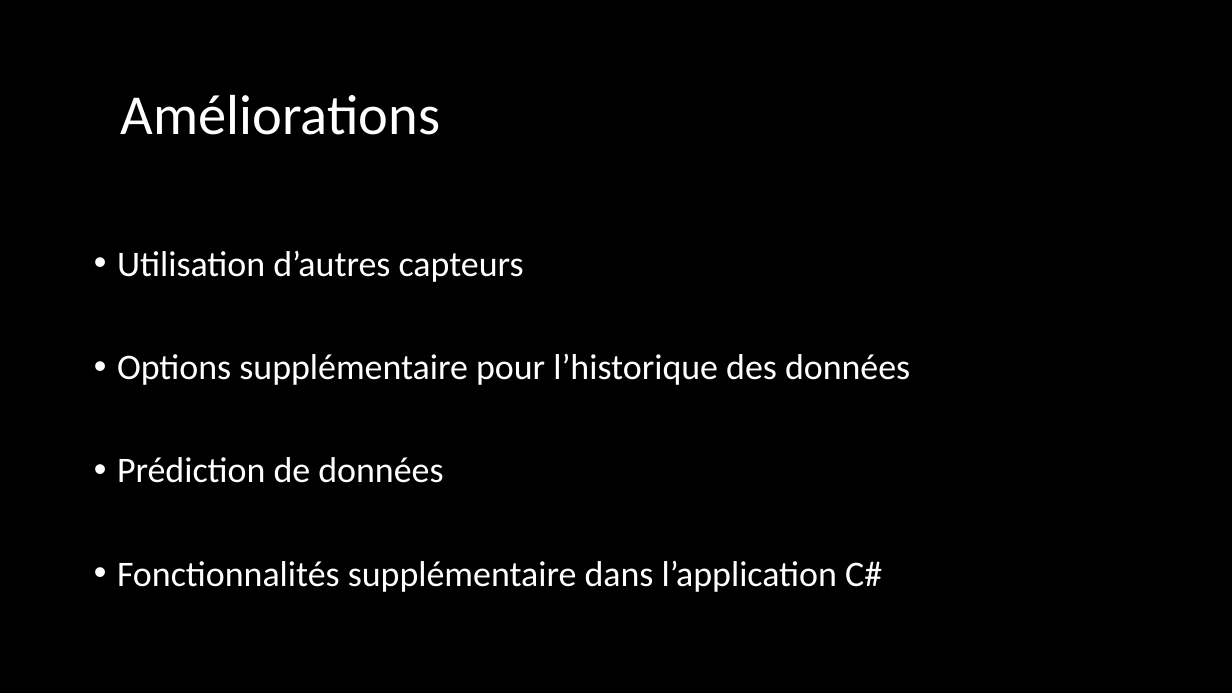
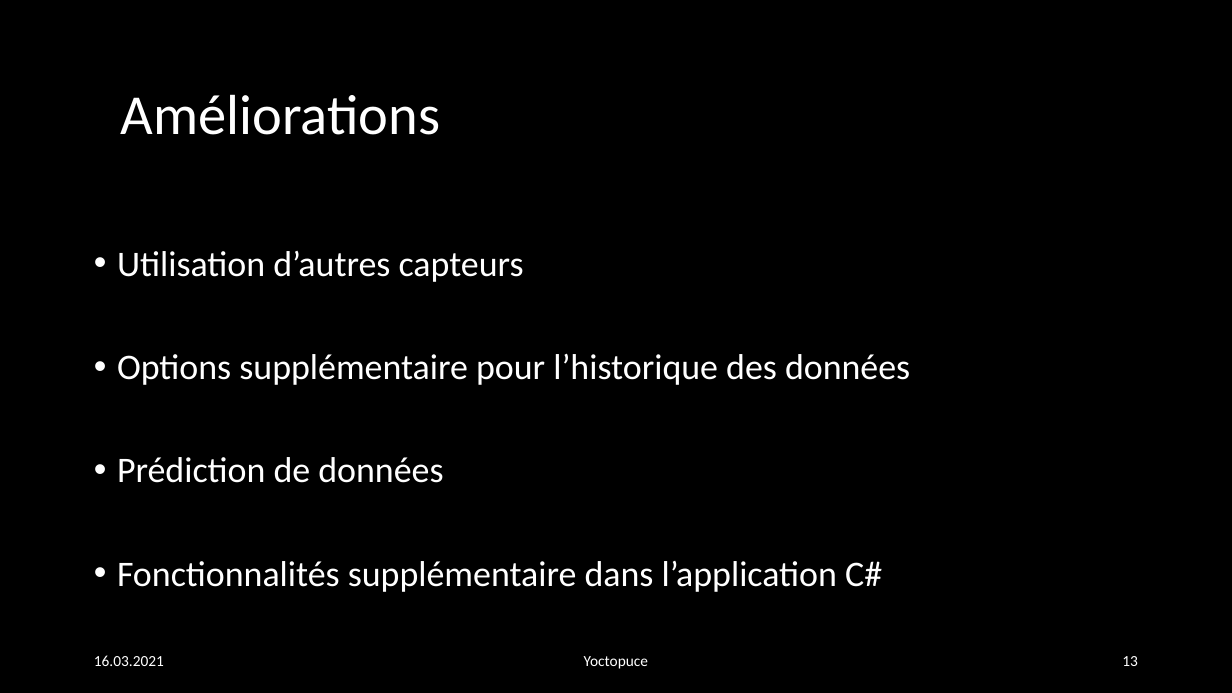
Before and after one commit to julesstahli/Yoctopuce, a slide deck: slide 13 of documentation/Yoctopuce.pptx (slide 11 before the commit). Drawn at 1232x693 pixels with LibreOffice and Linux fonts; fonts in the diff are those of the drawing. Boxes give left, top, right and bottom in pixels: in the first picture for what was removed or moved away, otherwise in the second. Text is boxed around its words. In the diff, an @@ line names an element or a change of style, - is before the commit and + after.

```diff
--- a/documentation/Yoctopuce.pptx
+++ b/documentation/Yoctopuce.pptx
@@ text added at [94,655,164,666], 12 pt, text #FFFFFF @@
+16.03.2021
@@ text added at [584,656,648,669], 12 pt, text #FFFFFF @@
+Yoctopuce
@@ page number added at [1122,656,1138,666], 12 pt, text #FFFFFF @@
+13
```
Also in this commit, not shown: 8 other slides changed, 6 slides added, 4 slides removed.
